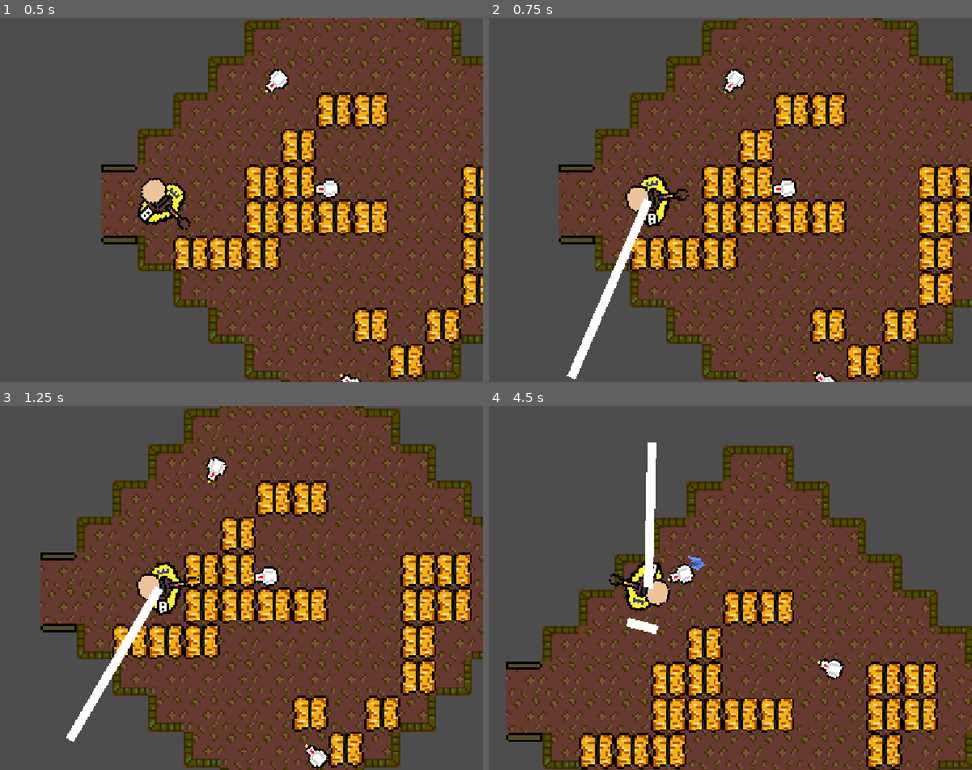
Above: before the commit, frames 1-4 (two rows, left to right).
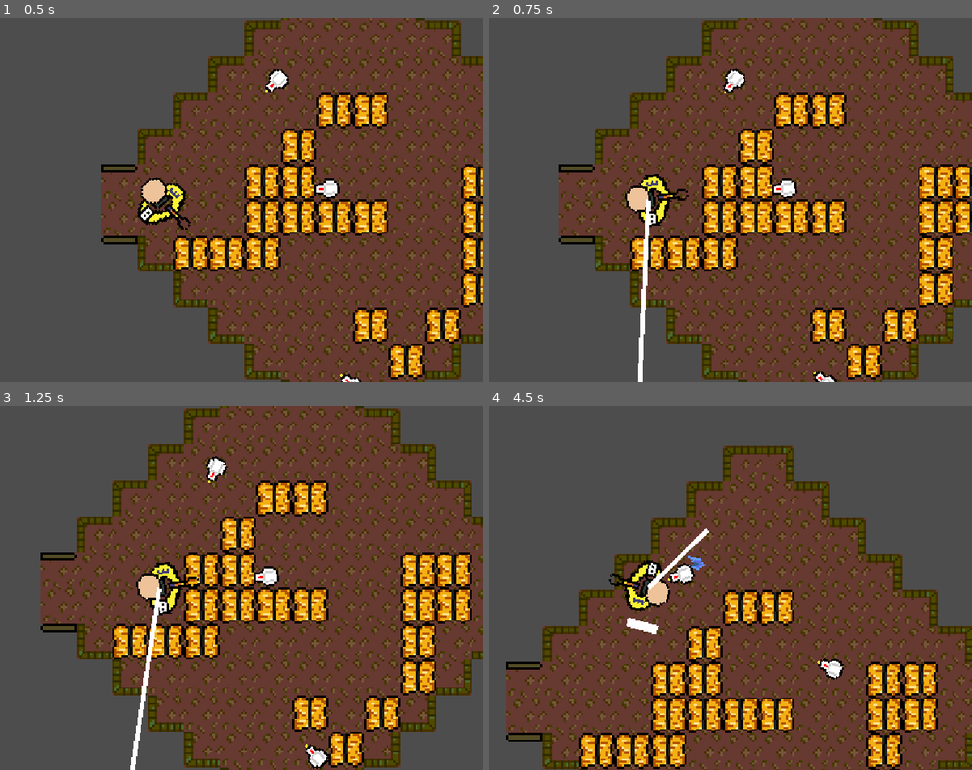
Above: after the commit, the same moments.

Repository: C6-H/BouncyBulletBounce
Game: Godot game, scene res://Scenes/Rooms/circular_shapedroom.tscn
The game is run twice, just before and just after one commit, with the same random seed, the same clock (stepped at 60 frames per second) and the same inputs. This scene is started directly instead of the project's main scene.
Inputs (mouse positions are in pixels of both pictures, inside the frame that each line leads up to):
- Up to frame 1 (0.5 s): no input
- Up to frame 2 (0.75 s): move the mouse to (788, 181) at 0.52 s; press the mouse at (788, 181) at 0.53 s; hold D (Right) from 0.53 s (still down)
- Up to frame 3 (1.25 s): keep holding D (Right)
- Up to frame 4 (4.5 s): move the mouse to (517, 606) at 1.27 s; release D (Right) at 1.28 s; release the mouse at (517, 606) at 1.28 s; hold S (Down) 1.28-2.03 s; click (517, 606) at 1.35 s; move the mouse to (711, 507) at 2.02 s; press the mouse at (711, 507) at 2.03 s; hold D (Right) 2.03-2.78 s; move the mouse to (614, 660) at 2.77 s; release the mouse at (614, 660) at 2.78 s; hold W (Up) 2.78-3.53 s; click (614, 660) at 2.85 s; move the mouse to (841, 642) at 3.52 s; press the mouse at (841, 642) at 3.53 s; hold A (Left) from 3.53 s (still down); move the mouse to (outside the picture) at 4.27 s; release the mouse at (outside the picture) at 4.28 s; click (outside the picture) at 4.35 s

Frame 1 is identical in both runs. In frame 2, 1.4% of the frame differs, in the area x 16-34%, y 49-100%; in frame 3, 1.3%; in frame 4, 0.9%.

Commit message:
tried to add aim

Diff:
--- a/Scenes/player.tscn
+++ b/Scenes/player.tscn
@@ -53,4 +53,4 @@
 offset_bottom = 5.0
 
 [node name="aim" type="Line2D" parent="." unique_id=734032842]
-width = 4.0
+width = 2.0
--- a/Scripts/player.gd
+++ b/Scripts/player.gd
@@ -79,14 +79,14 @@
 
 func aimF():
 	aim.points.clear()
-	var from_pos = position
-	while rotation < 0:
-		rotation += 2*PI
-	var v_rotation = rotation
-	var to_pos = 1000 * Vector2(cos(v_rotation), sin(v_rotation))
+	var from_pos = global_position
+
+	var v_rotation = rotation - PI/4
+	var to_pos = global_position + 1000 * Vector2(cos(v_rotation), sin(v_rotation))
 	var points = []
-	for i in range(max_bounces - 1):
+	for i in range(max_bounces):
 		points.append(ray_cast(from_pos, to_pos).get("position"))
+		print(ray_cast(from_pos, to_pos).get("position"))
 		from_pos = to_pos
 		to_pos = 1000 * Vector2(cos(v_rotation + PI/2), sin(v_rotation + PI/2))
 	aim.points = points
